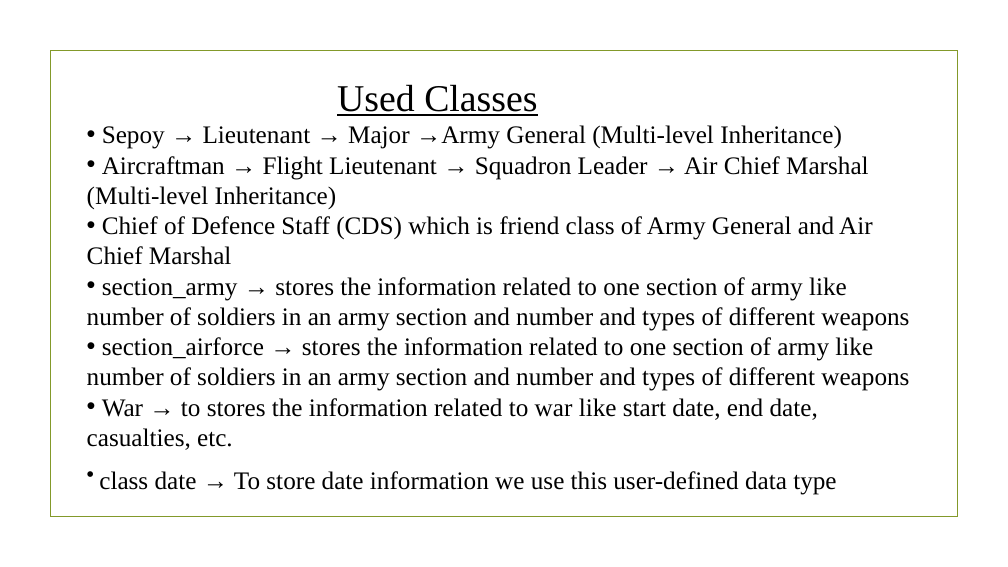
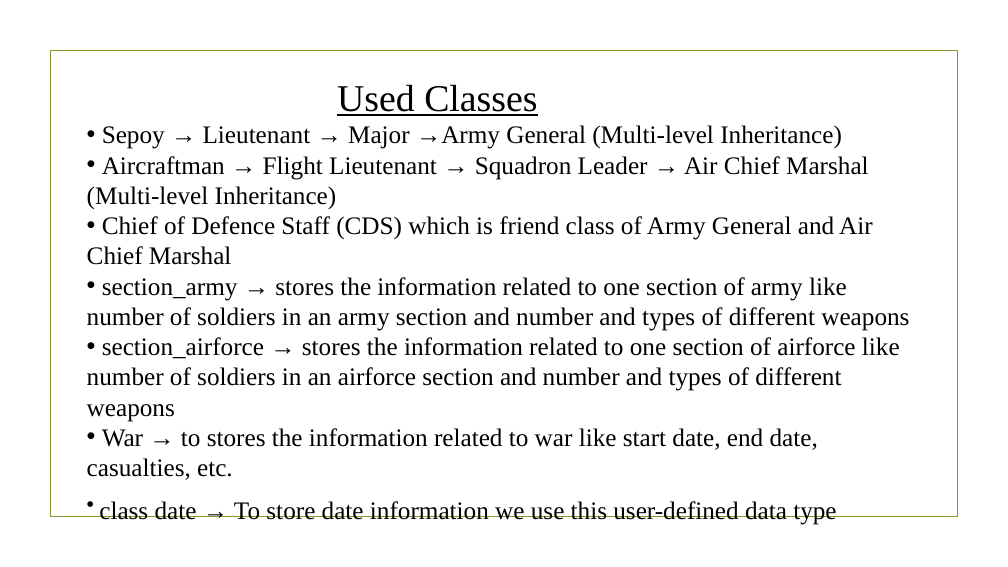
Before and after one commit to sadityakumar9211/Defence-Force-Database-Management-System, a slide deck: slide 12 of OOPL Project Group-5.pptx. Drawn at 1008x567 pixels with LibreOffice and Linux fonts; fonts in the diff are those of the drawing; background and template pictures are left out. Boxes give left, top, right and bottom in pixels: in the first picture for what was removed or moved away, otherwise in the second. Text is boxed around its words. In the diff, an @@ line names an element or a change of style, - is before the commit and + after.

```diff
--- a/OOPL Project Group-5.pptx
+++ b/OOPL Project Group-5.pptx
@@ text at (87,337,900,422): text changed @@
-• section_airforce → stores the information related to one section of army like number of soldiers in an army section and number and types of different weapons
+• section_airforce → stores the information related to one section of airforce like number of soldiers in an airforce section and number and types of different weapons
```
Also in this commit, not shown: 3 other slides changed, 4 other files.
